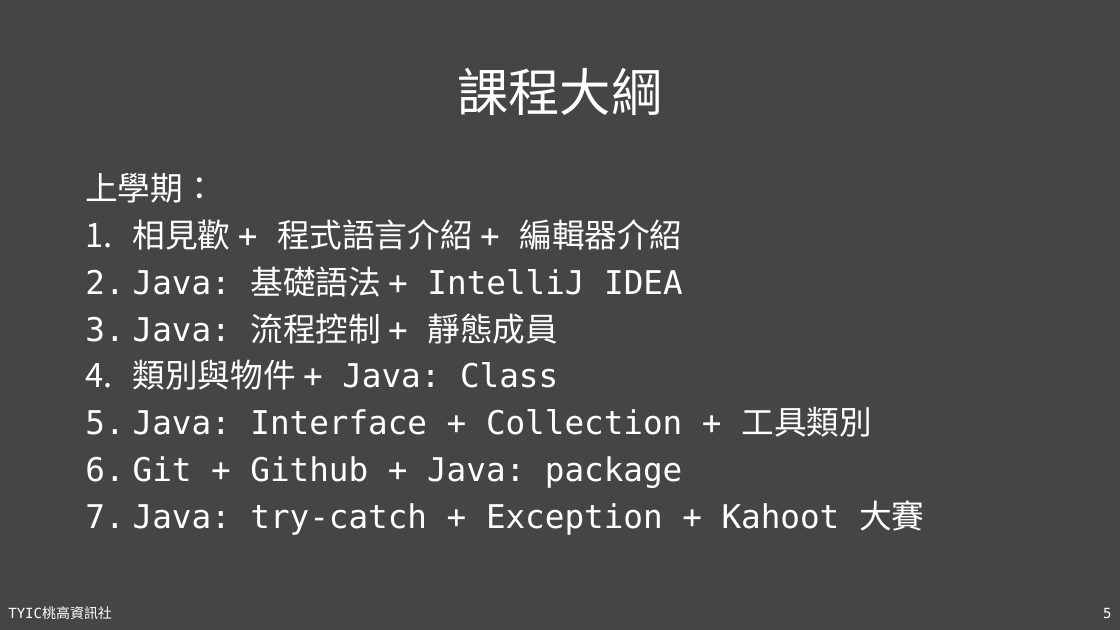
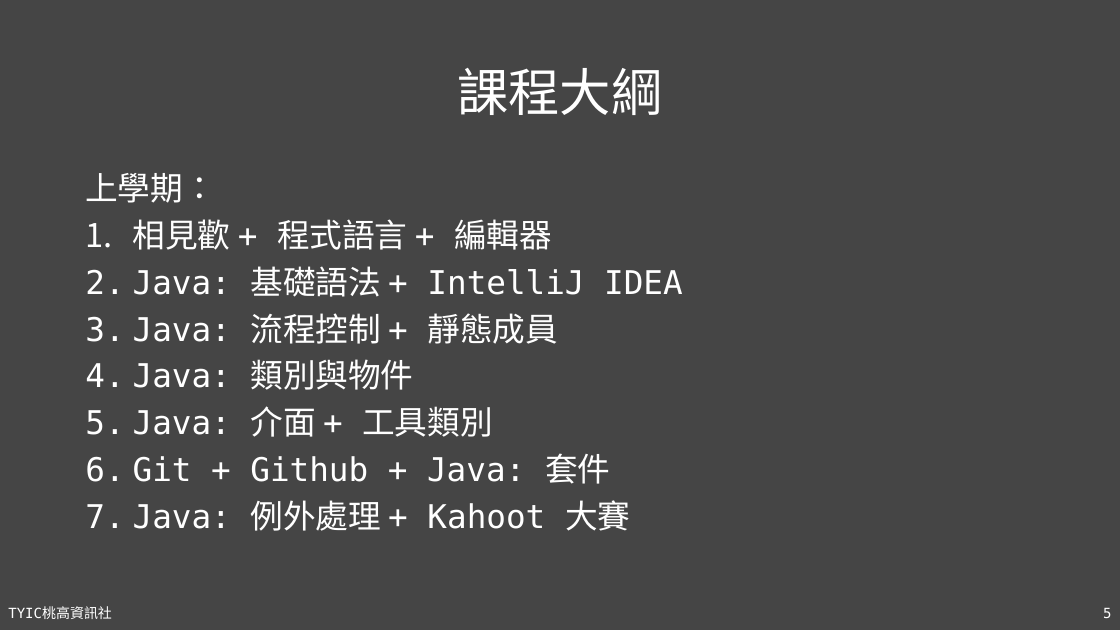
Before and after one commit to TYSHIC/slides, a slide deck: slide 5 of powerpoint/01_基本事項.pptx. Drawn at 1120x630 pixels with LibreOffice and Linux fonts; fonts in the diff are those of the drawing. Boxes give left, top, right and bottom in pixels: in the first picture for what was removed or moved away, otherwise in the second. Text is boxed around its words. In the diff, an @@ line names an element or a change of style, - is before the commit and + after.

Commit message:
09_package

```diff
--- a/powerpoint/01_基本事項.pptx
+++ b/powerpoint/01_基本事項.pptx
@@ text at [133,219,552,250]: text changed @@
-1. 相見歡 + 程式語言介紹 + 編輯器介紹
+1. 相見歡 + 程式語言 + 編輯器
@@ text at [133,359,630,531]: text changed @@
-4. 類別與物件 + Java: Class
-5. Java: Interface + Collection + 工具類別
-6. Git + Github + Java: package
-7. Java: try-catch + Exception + Kahoot 大賽
+4. Java: 類別與物件
+5. Java: 介面 + 工具類別
+6. Git + Github + Java: 套件
+7. Java: 例外處理 + Kahoot 大賽
```
Also in this commit, not shown: 1 other slide changed, 13 other files.
